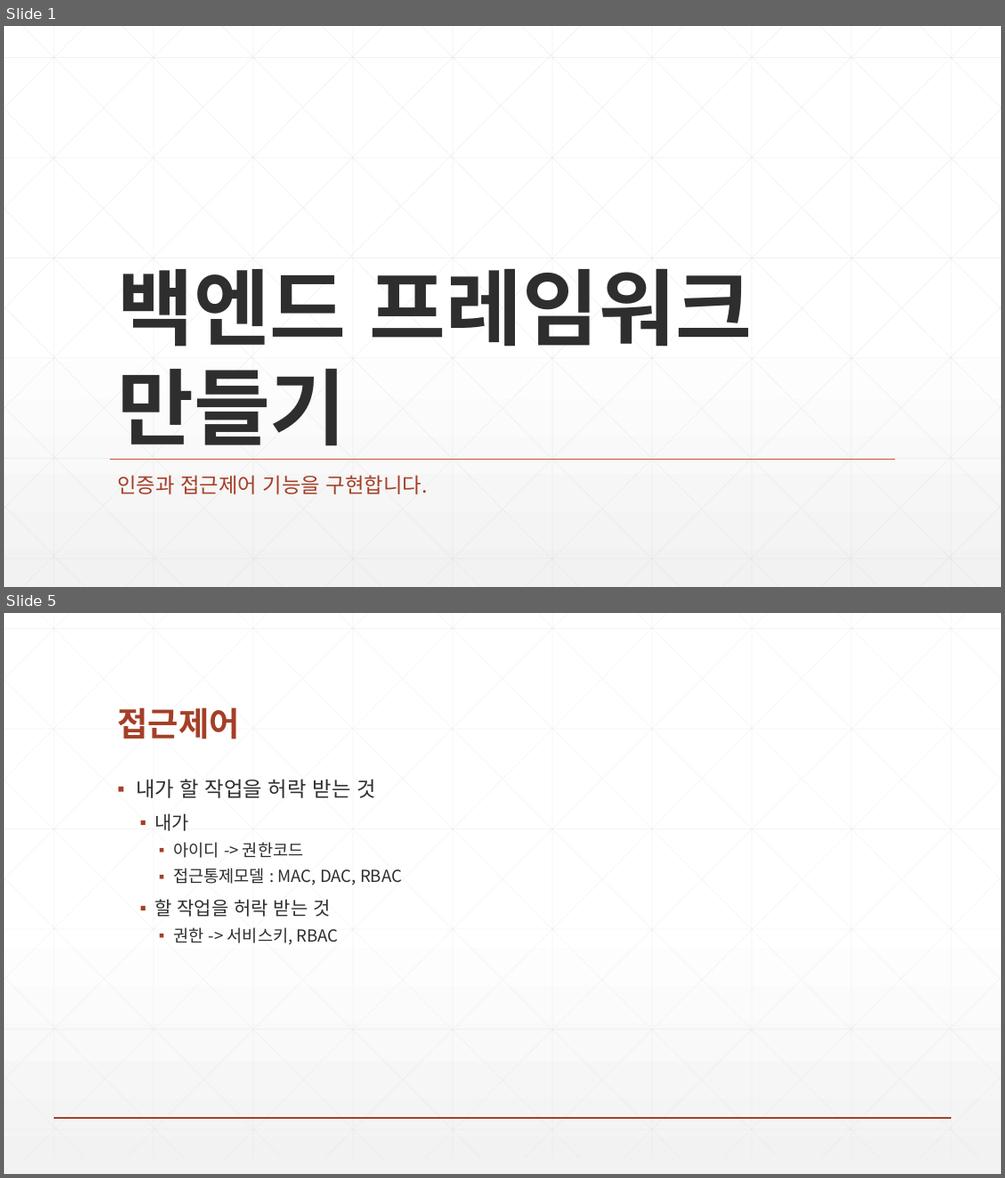
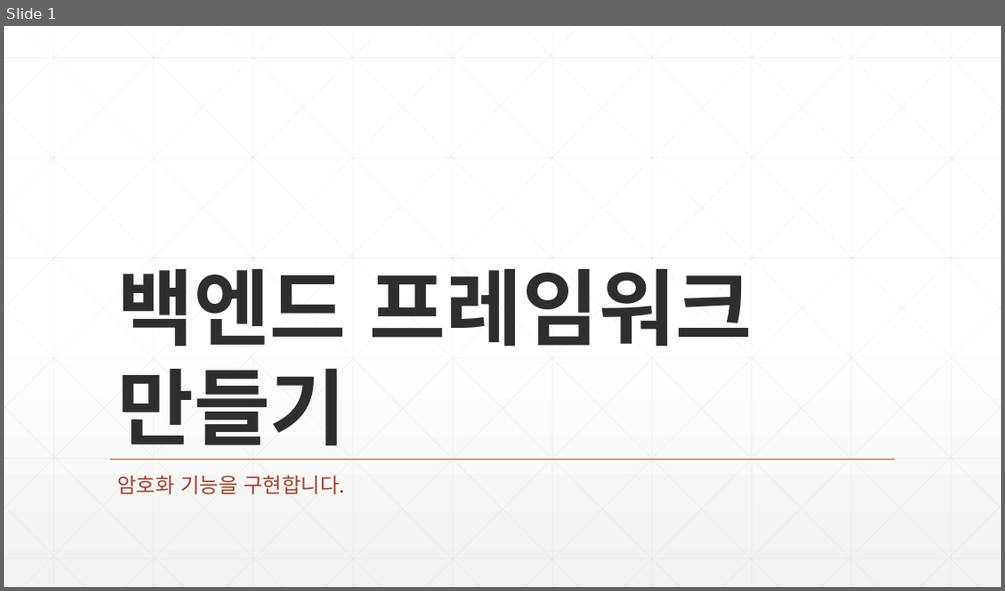
Before and after one commit to zeroshift01/code5, a slide deck: inflearn06/doc/교재.pptx. Shown one above the other, each under a label of ours: slides 1 and 5 before the commit, slide 1 after it; the slides between them are not shown. The pictures are 1005x1178 and 1005x591 pixels, drawn with LibreOffice and Linux fonts; fonts in the diff are those of the drawing. Boxes give left, top, right and bottom in pixels: in the first picture for what was removed or moved away, otherwise in the second. Text is boxed around its words. In the diff, an @@ line names an element or a change of style, - is before the commit and + after.

```diff
--- a/inflearn06/doc/교재.pptx
+++ b/inflearn06/doc/교재.pptx
@@ slide 5 removed at [4,613,1001,1174], background gradient #FFFFFF to #F2F2F2 @@
@@ title removed at [117,707,239,739] @@
-접근제어
@@ text removed at [136,779,402,945] @@
-▪ 내가 할 작업을 허락 받는 것
-  ▪ 내가
-    ▪ 아이디 -> 권한코드
-    ▪ 접근통제모델 : MAC, DAC, RBAC
-  ▪ 할 작업을 허락 받는 것
-    ▪ 권한 -> 서비스키, RBAC
@@ group removed at [4,613,1001,1159]: 46 lines @@
@@ line removed from (54, 1118) to (952, 1118) @@
@@ slide 1 changed as well @@
@@ subtitle at [117,475,345,494]: text changed @@
-인증과 접근제어 기능을 구현합니다.
+암호화 기능을 구현합니다.
```
Also in this commit, not shown: 6 slides added, 4 other slides removed.
